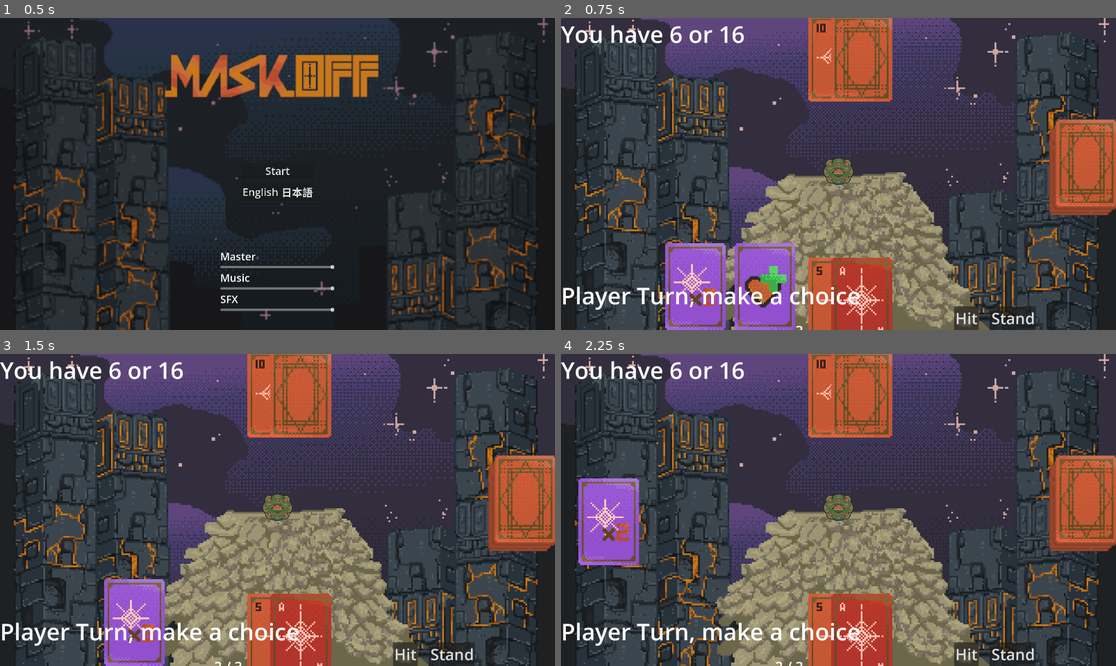
Above: before the commit, frames 1-4 (two rows, left to right).
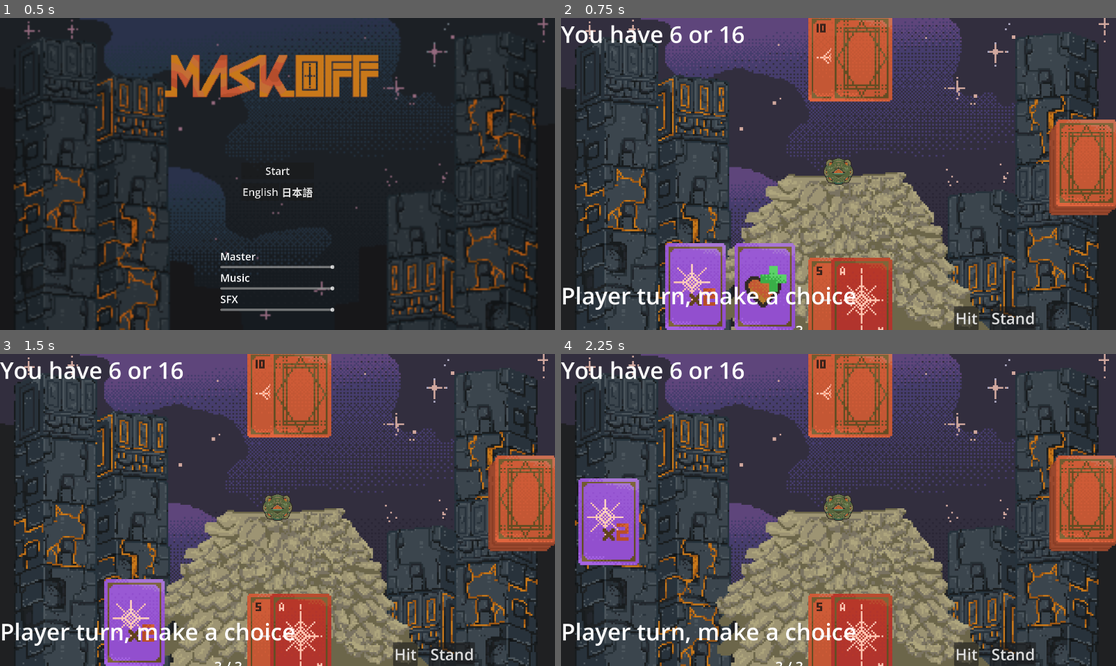
Above: after the commit, the same moments.

Repository: jrattur2/ggj-2026-team-coup
Game: Godot game, scene res://Levels/startup_level.tscn
Same seed, same stepped clock (60 frames per second), same inputs: the game is played once before the commit and once after it. The engine's default icon, where the game draws it, is replaced by a stand-in: a white triangle on a blue panel in a dark square.
Inputs (mouse positions are in pixels of both pictures, inside the frame that each line leads up to):
- Up to frame 1 (0.5 s): no input
- Up to frame 2 (0.75 s): click "Start" at 0.5 s
- Up to frame 3 (1.5 s): click (205, 622) at 1.25 s
- Up to frame 4 (2.25 s): click (694, 622) at 2 s

Frame 1 is identical in both runs. In frame 2, 1.2% of the frame differs, in the area x 13-54%, y 85-93%; in frame 3, 1.2%; in frame 4, 1.2%.

Commit message:
use translation keys

Diff:
--- a/Scripts/Game.gd
+++ b/Scripts/Game.gd
@@ -12,6 +12,28 @@
 var build_deck: GameState
 var clear_all_cards: GameState
 var dealer_deciding: GameState
+
+enum turn_state {
+	DealerHit,
+	Tie,
+	PlayerBust,
+	DealerBust,
+	PlayerWin,
+	DealerWin,
+	PlayerChoice,
+	DealersTurn,
+}
+
+var turn_text_keys: Dictionary = {
+	turn_state.DealerHit: "TURN_DEALER_HIT",
+	turn_state.Tie: "TURN_TIE",
+	turn_state.PlayerBust: "TURN_PLAYER_BUST",
+	turn_state.DealerBust: "TURN_DEALER_BUST",
+	turn_state.PlayerWin: "TURN_WIN",
+	turn_state.DealerWin: "TURN_LOSE",
+	turn_state.PlayerChoice: "TURN_CHOICE",
+	turn_state.DealersTurn: "TURN_DEALER"
+}
 
 @onready var battle_level: BattleLevel = $"../.."
 
--- a/Scripts/gamestates/dealer_deciding.gd
+++ b/Scripts/gamestates/dealer_deciding.gd
@@ -45,7 +45,7 @@
 
 			game.add_card_to_hand(new_card, game.dealer_hand, true)
 			print("Dealer hits: " + new_card.rank + " of " + new_card.suit)
-			game.player_turn_text.text = 'Dealer Hits'
+			game.player_turn_text.text = tr(game.turn_text_keys[game.turn_state.DealerHit])
 			game.splay_cards(game.dealer_hand)
 
 			game.update_state(game.dealer_turn)
--- a/Scripts/gamestates/dealer_turn.gd
+++ b/Scripts/gamestates/dealer_turn.gd
@@ -10,7 +10,7 @@
 	second_card.face_up = true
 	second_card.update_display()
 
-	game.player_turn_text.text = 'Dealer Turn'
+	game.player_turn_text.text = tr(game.turn_text_keys[game.turn_state.DealersTurn])
 
 	var dealer_score_min = str(game.calculate_hand_value(game.dealer_hand)[0])
 	var dealer_score_max = str(game.calculate_hand_value(game.dealer_hand)[1])
--- a/Scripts/gamestates/evaluate.gd
+++ b/Scripts/gamestates/evaluate.gd
@@ -33,31 +33,31 @@
 
 	if player_score == dealer_score:
 		end_round_state = EndRoundState.DRAW
-		game.player_turn_text.text = 'Tie, no winner'
+		game.player_turn_text.text = tr(game.turn_text_keys[game.turn_state.Tie])
 
 	if player_bust and not dealer_bust:
 		end_round_state = EndRoundState.PLAYER_LOSE
-		game.player_turn_text.text = 'Player bust, Dealer wins'
+		game.player_turn_text.text = tr(game.turn_text_keys[game.turn_state.PlayerBust])
 
 	if dealer_bust and not player_bust:
 		end_round_state = EndRoundState.PLAYER_WIN
-		game.player_turn_text.text = 'Dealer bust, Player wins'
+		game.player_turn_text.text = tr(game.turn_text_keys[game.turn_state.DealerBust])
 
 	elif player_blackjack and not dealer_blackjack:
 		end_round_state = EndRoundState.PLAYER_WIN
-		game.player_turn_text.text = 'Player Black Jack, Player Wins'
+		game.player_turn_text.text = tr(game.turn_text_keys[game.turn_state.PlayerWin])
 
 	elif dealer_blackjack and not player_blackjack:
 		end_round_state = EndRoundState.PLAYER_LOSE
-		game.player_turn_text.text = 'Dealer Black Jack, Dealer Wins'
+		game.player_turn_text.text = tr(game.turn_text_keys[game.turn_state.DealerWin])
 
 	elif player_score > dealer_score:
 		end_round_state = EndRoundState.PLAYER_WIN
-		game.player_turn_text.text = 'Player wins'
+		game.player_turn_text.text = tr(game.turn_text_keys[game.turn_state.PlayerWin])
 
 	elif player_score < dealer_score:
 		end_round_state = EndRoundState.PLAYER_LOSE
-		game.player_turn_text.text = 'Dealer wins'
+		game.player_turn_text.text = tr(game.turn_text_keys[game.turn_state.DealerWin])
 
 	var damage_multiplier: int = 1;
 	for modifier: Modifier in player_active_modifiers.get_children():
--- a/Scripts/gamestates/player_turn.gd
+++ b/Scripts/gamestates/player_turn.gd
@@ -2,7 +2,7 @@
 extends GameState
 
 func enter_state():
-	game.player_turn_text.text = 'Player Turn, make a choice'
+	game.player_turn_text.text = tr(game.turn_text_keys[game.turn_state.PlayerChoice])
 	game.update_game_state_text('Player Turn, make a choice')
 
 	# Enable action buttons
--- a/Translations/translations.csv
+++ b/Translations/translations.csv
@@ -12,3 +12,11 @@
 BUTTON_DEAL,Deal,ディール
 BUTTON_SHUFFLE,Shuffle,シャッフル
 BUTTON_RESTART,Rematch,再挑戦
+TURN_DEALER_HIT,Dealer hits,ディーラーヒット
+TURN_TIE,Tie,引き分け
+TURN_PLAYER_BUST,Player bust,プレイヤーバスト
+TURN_DEALER_BUST,Dealer bust,ディーラーバスト
+TURN_WIN,Player wins,プレイヤーWIN
+TURN_LOSE,Dealer wins,ディーラーWIN
+TURN_CHOICE,"Player turn, make a choice",プレイヤーのターン
+TURN_DEALER,,
Binary file changed: Translations/translations.en.translation
Binary file changed: Translations/translations.ja.translation
